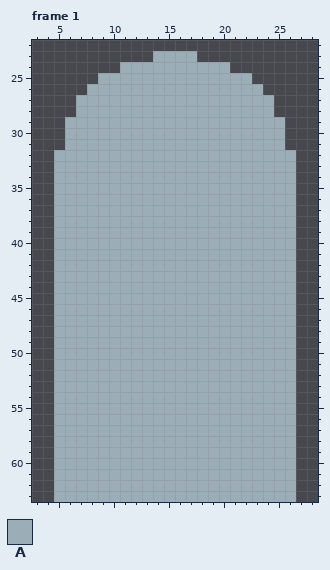
One commit to this pixel-art file: GraphicResources/Door.aseprite. Above is the file before it was changed.
32x64 pixels, 1 frame. Shown: frame 1: x 3..28, y 22..63. The commit also changed other frames, which this record leaves out.
Palette (. is transparent): A #9badb7
And afterwards:
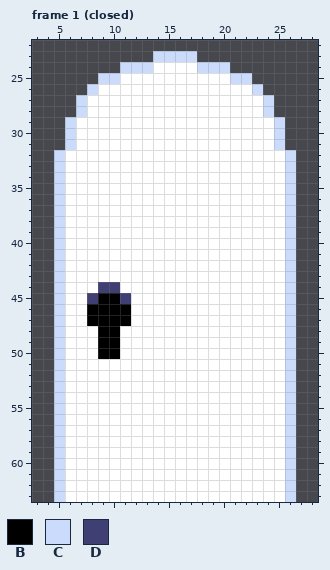
Colours new in this view: B #000000  C #cbdbfc  D #3f3f74
What changed:
layer "Grey" added
layer "Shadow" added
layer "Light" added
layer "Layer 1" removed
Colour A changes from #9badb7 to #ffffff.
Frame 1 (closed), layer "Light":
The edit turns colour A into colour B in row 45 at x 9 to 10; in rows 46 to 47 at x 8 to 11; in rows 48 to 50 at x 9 to 10.
The edit turns colour A into colour C in row 23 at x 14 to 17; in row 24 at x 11 to 13 and 18 to 20; in row 25 at x 9 to 10 and 21 to 22; in row 26 at x 8 and 23; in rows 27 to 28 at x 7 and 24; in rows 29 to 31 at x 6 and 25.
The edit turns colour A into colour C in rows 32 to 63 at x 5 and 26.
The edit turns colour A into colour D in row 44 at x 9 to 10; in row 45 at x 8 and 11.
Changed places in both pictures, as pixel boxes (x1, y1, x2, y2):
changed: (54, 51, 296, 502)
